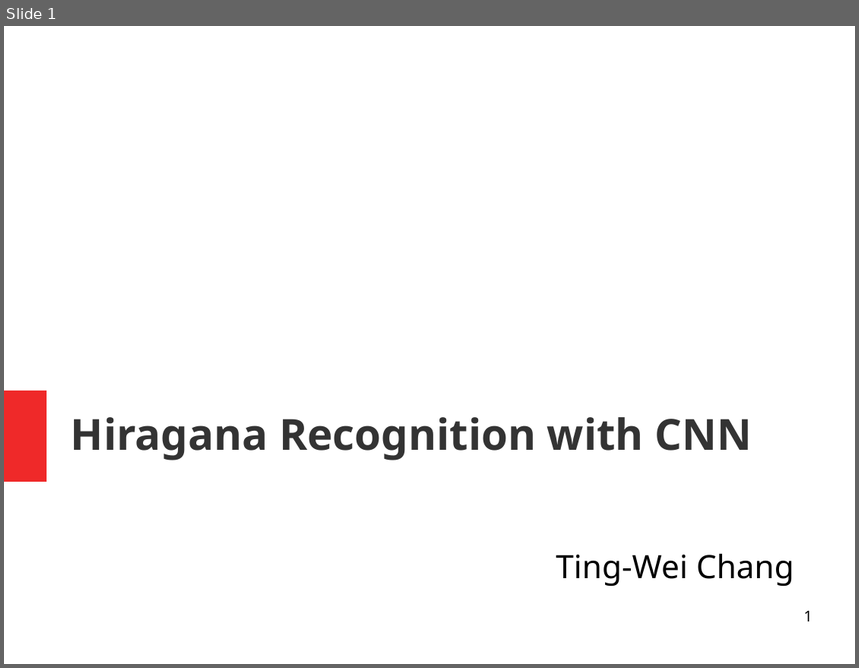
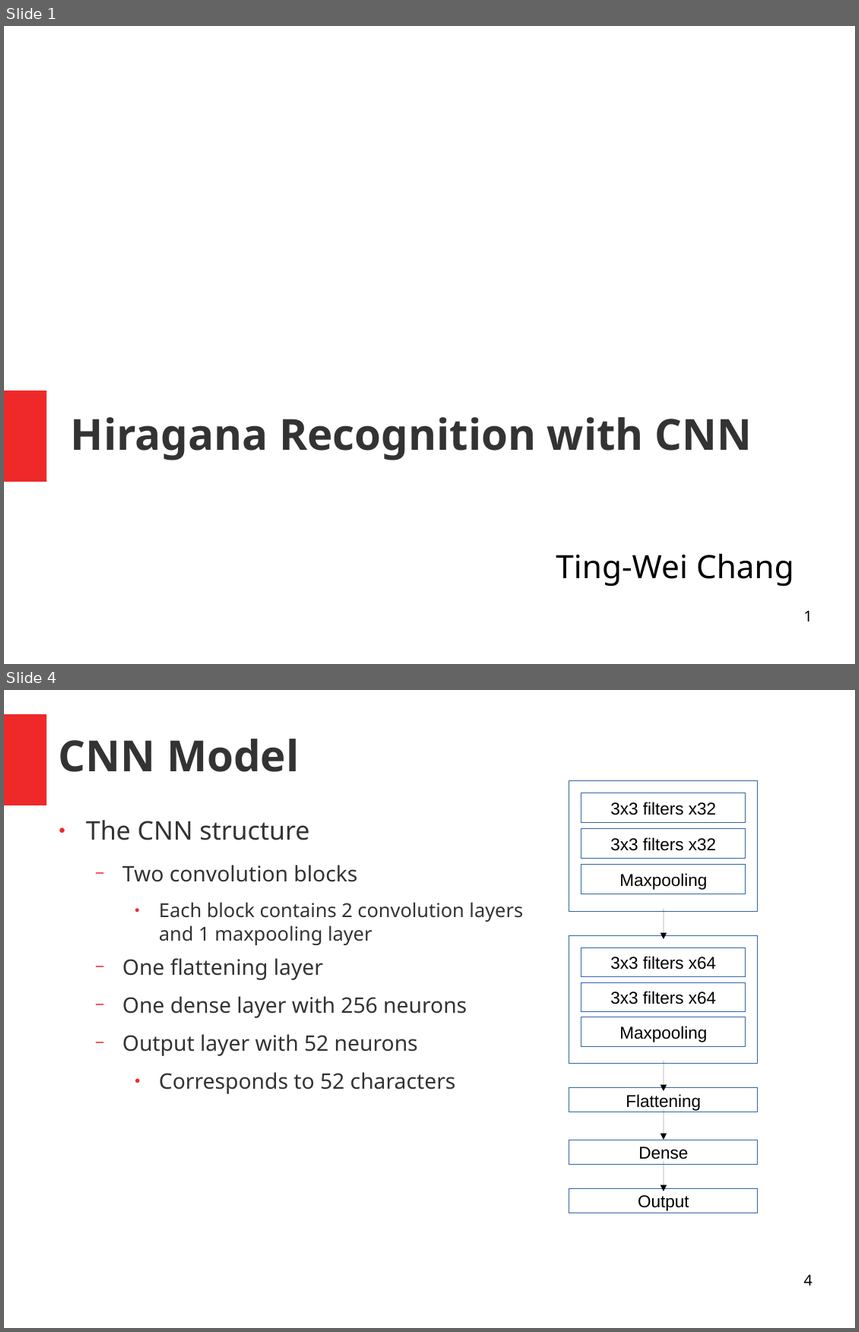
Before and after one commit to tim840818/nihongo_recognition, a slide deck: Hiragana-Recognition.odp. Shown one above the other, each under a label of ours: slide 1 before the commit, slides 1 and 4 after it; the slides between them are not shown. The pictures are 859x668 and 859x1332 pixels, drawn with LibreOffice and Linux fonts; fonts in the diff are those of the drawing. Boxes give left, top, right and bottom in pixels: in the first picture for what was removed or moved away, otherwise in the second. Text is boxed around its words. In the diff, an @@ line names an element or a change of style, - is before the commit and + after.

```diff
--- a/Hiragana-Recognition.odp
+++ b/Hiragana-Recognition.odp
@@ slide 4 added at (4,690,855,1328), background #FFFFFF @@
@@ rectangle added at (4,714,47,805), fill #EF2929 @@
@@ title added at (59,739,299,772), 40 pt, text #333333, bold @@
+CNN Model
@@ text added at (86,820,523,1094), 20 pt, text #333333 @@
+● The CNN structure
+  − Two convolution blocks
+    ● Each block contains 2 convolution layers and 1 maxpooling layer
+  − One flattening layer
+  − One dense layer with 256 neurons
+  − Output layer with 52 neurons
+    ● Corresponds to 52 characters
@@ group added at (569,781,758,1213): 11 rectangles, 4 arrows @@
+3x3 filters x32
+3x3 filters x32
+Maxpooling
+3x3 filters x64
+3x3 filters x64
+Maxpooling
+Flattening
+Dense
+Output
@@ page number added at (804,1274,813,1286), 14 pt, text #000000 @@
+4
```
Also in this commit, not shown: 1 slide changed, 5 other slides added, 3 slides removed, 3 other files.
